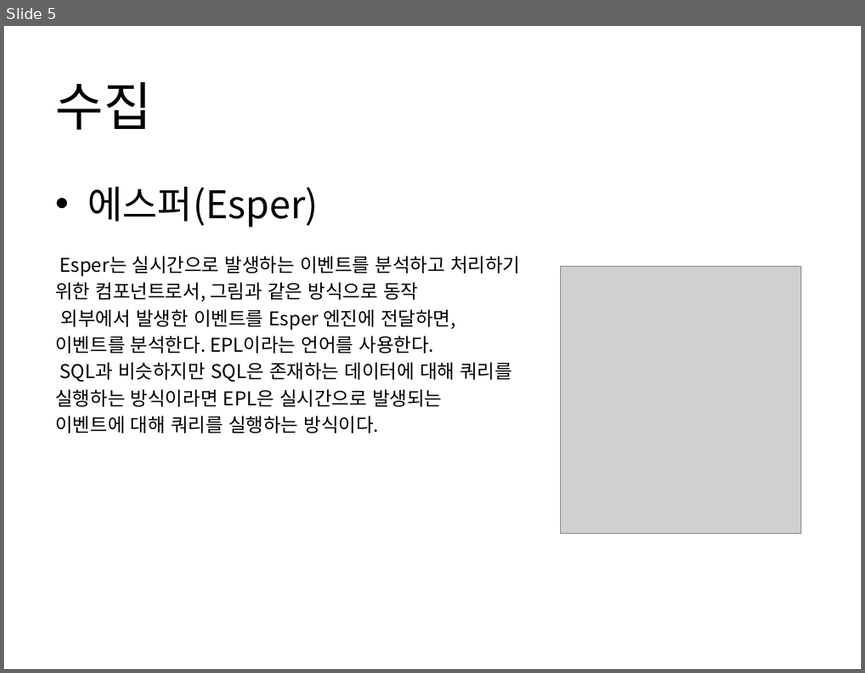
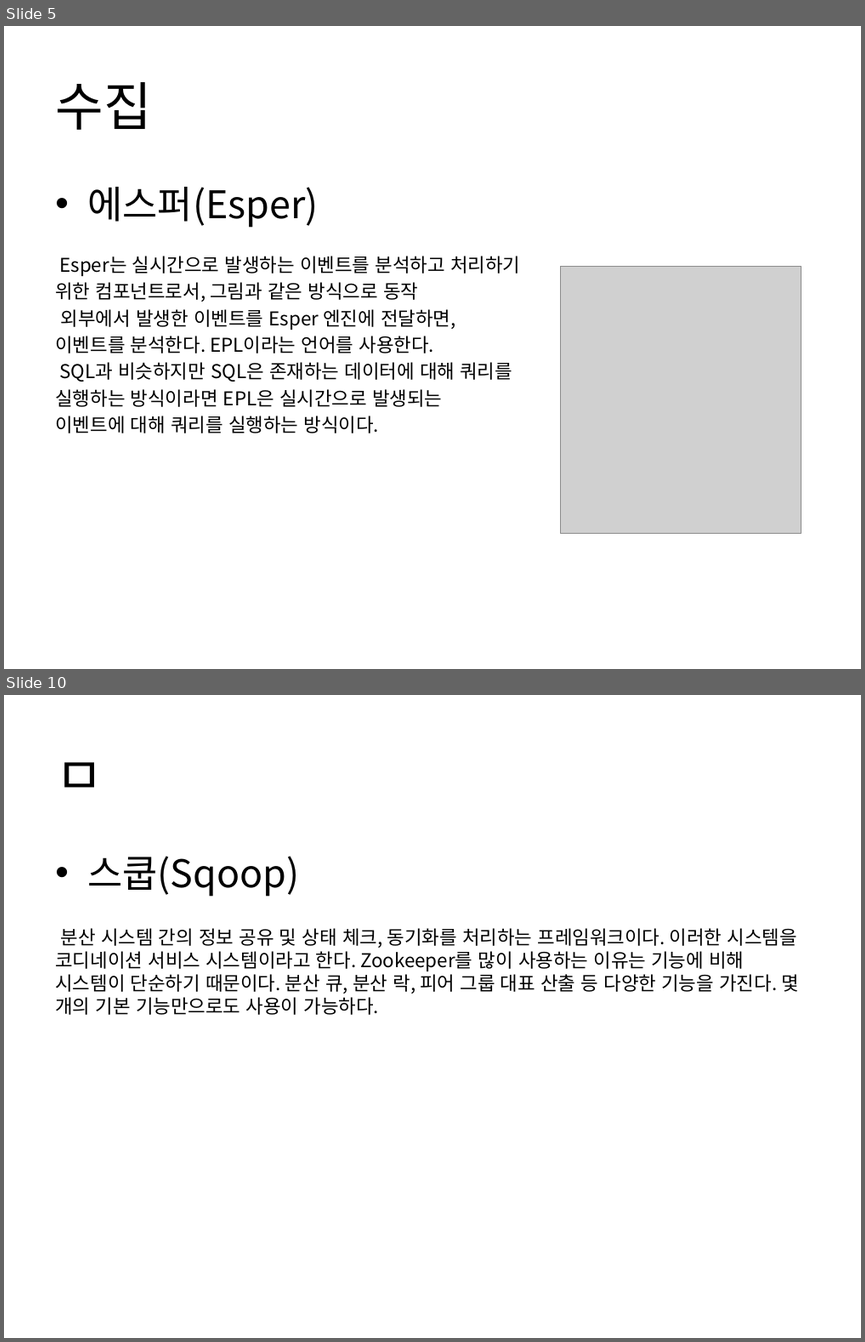
Before and after one commit to Heechul90/BigData_Project, a slide deck: 하둡에코시스템.pptx. Shown one above the other, each under a label of ours: slide 5 before the commit, slides 5 and 10 after it; the slides between them are not shown. The pictures are 865x673 and 865x1342 pixels, drawn with LibreOffice and Linux fonts; fonts in the diff are those of the drawing; grey boxes stand for pictures. Boxes give left, top, right and bottom in pixels: in the first picture for what was removed or moved away, otherwise in the second. Text is boxed around its words. In the diff, an @@ line names an element or a change of style, - is before the commit and + after.

```diff
--- a/하둡에코시스템.pptx
+++ b/하둡에코시스템.pptx
@@ slide 10 added at (x1=4, y1=695, x2=861, y2=1338), background #FFFFFF @@
@@ title added at (x1=55, y1=762, x2=103, y2=788), 44 pt, text #000000 @@
+ㅁ
@@ text added at (x1=55, y1=856, x2=799, y2=1015), 16 pt, text #000000 @@
+• 스쿱(Sqoop)
+분산 시스템 간의 정보 공유 및 상태 체크, 동기화를 처리하는 프레임워크이다. 이러한 시스템을 코디네이션 서비스 시스템이라고 한다. Zookeeper를 많이 사용하는 이유는 기능에 비해 시스템이 단순하기 때문이다. 분산 큐, 분산 락, 피어 그룹 대표 산출 등 다양한 기능을 가진다. 몇 개의 기본 기능만으로도 사용이 가능하다.
```
Also in this commit, not shown: 6 other slides added, 1 other file.
